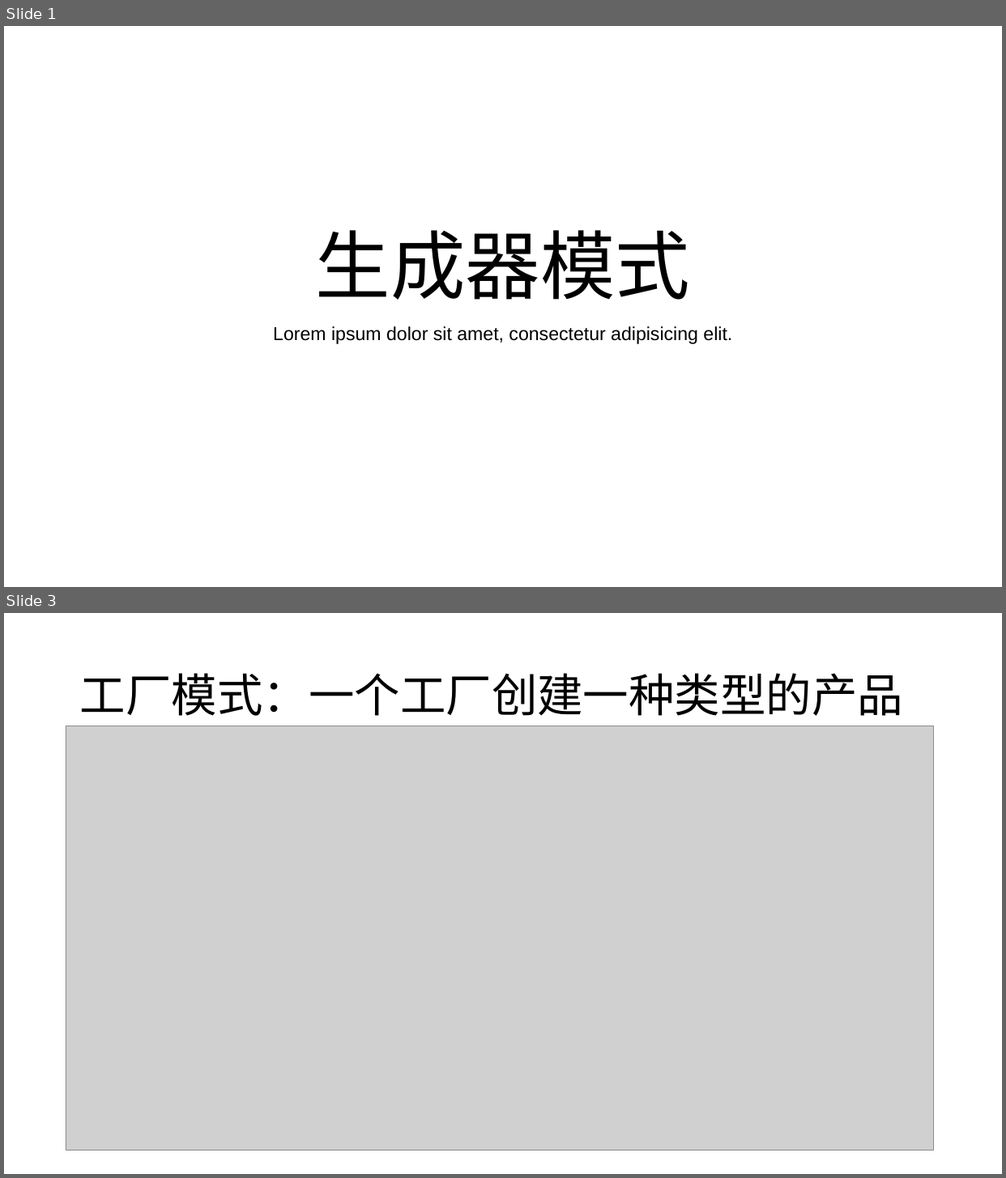
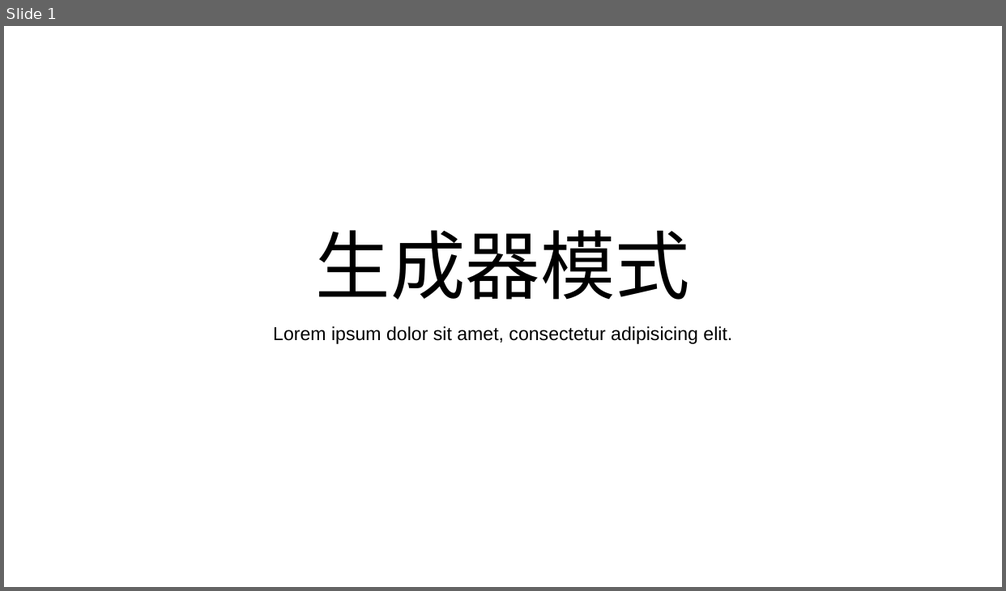
Before and after one commit to liangshanhero/sa, a slide deck: sa/文档/2019 软件体系结构（04）：生成器模式.pptx. Shown one above the other, each under a label of ours: slides 1 and 3 before the commit, slide 1 after it; the slides between them are not shown. The pictures are 1006x1178 and 1006x591 pixels, drawn with LibreOffice and Linux fonts; fonts in the diff are those of the drawing; grey boxes stand for pictures. Boxes give left, top, right and bottom in pixels: in the first picture for what was removed or moved away, otherwise in the second. Text is boxed around its words. In the diff, an @@ line names an element or a change of style, - is before the commit and + after.

```diff
--- a/sa/文档/2019 软件体系结构（04）：生成器模式.pptx
+++ b/sa/文档/2019 软件体系结构（04）：生成器模式.pptx
@@ slide 3 removed at (x1=4, y1=613, x2=1002, y2=1174), background #FFFFFF @@
@@ title removed at (x1=80, y1=673, x2=903, y2=716) @@
-工厂模式：一个工厂创建一种类型的产品
@@ picture removed at (x1=66, y1=726, x2=933, y2=1151) @@
```
Also in this commit, not shown: 1 slide changed, 2 other slides removed, 6 other files.
